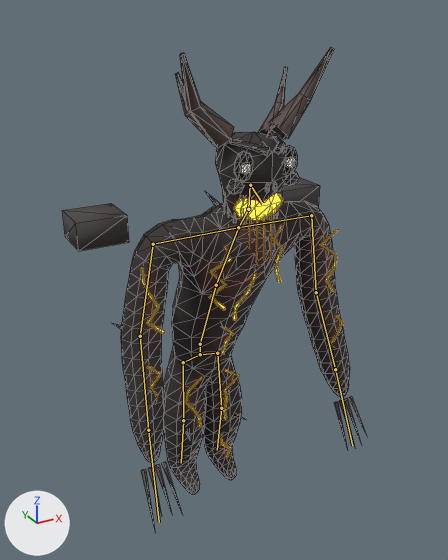
Renders of the glTF model assets/monsters/lavabeast.glb from each side of a commit.
One viewpoint serves both versions: a camera (50 mm lens) standing at (-1.24, -2.5, 2.42) and looking at (0.0, -0.25, 1.29). Arrows for +X, +Y and +Z are at lower left; the lights stay in place. The older version comes first. The bones that change, and the others that lie on the model, are drawn over the model as lines. Mesh edges are drawn as thin lines.

Objects in the first picture: 'lavabeast'.
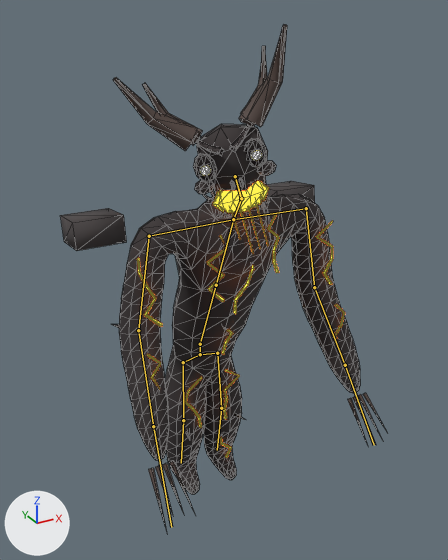
The newer file adds an action. The first version stands in its rest pose; the second is drawn at frame 37 of the action 'Listen'.

Location of each change, (x1, y1, x2, y2) in pixels of the pictures (448 x 560 px):
'lavabeast', posed (8% wider)
    before: (62, 48, 366, 529)
    after: (60, 25, 387, 531)
bone 'chest', root to tip
    before: (216, 285) to (238, 227)
    after: (216, 285) to (233, 219)
bone 'upperarmL', root to tip
    before: (311, 215) to (316, 292)
    after: (306, 208) to (314, 287)
bone 'forearmL', root to tip
    before: (316, 292) to (335, 369)
    after: (314, 287) to (345, 365)
bone 'upperarmR', root to tip
    before: (153, 244) to (140, 336)
    after: (149, 236) to (138, 330)
bone 'forearmR', root to tip
    before: (140, 336) to (148, 430)
    after: (138, 330) to (153, 426)
bone 'head', root to tip
    before: (248, 209) to (250, 184)
    after: (241, 198) to (235, 176)

What the commit changed:
Bone 'chest' (bone_chest) turns from (0, 0, 0) to (-7, 0, 0) degrees about its own x, y and z.
Bone 'upperarmL' (bone_upperarml) turns from (0, 0, 0) to (3, 0, 0) degrees about its own x, y and z.
Bone 'forearmL' (bone_forearml) turns from (0, 0, 0) to (-9, 0, 0) degrees about its own x, y and z.
Bone 'upperarmR' (bone_upperarmr) turns from (0, 0, 0) to (3, 0, 0) degrees about its own x, y and z.
Bone 'forearmR' (bone_forearmr) turns from (0, 0, 0) to (-9, 0, 0) degrees about its own x, y and z.
Bone 'head' (bone_head) turns from (0, 0, 0) to (5, -26, 17) degrees about its own x, y and z.
